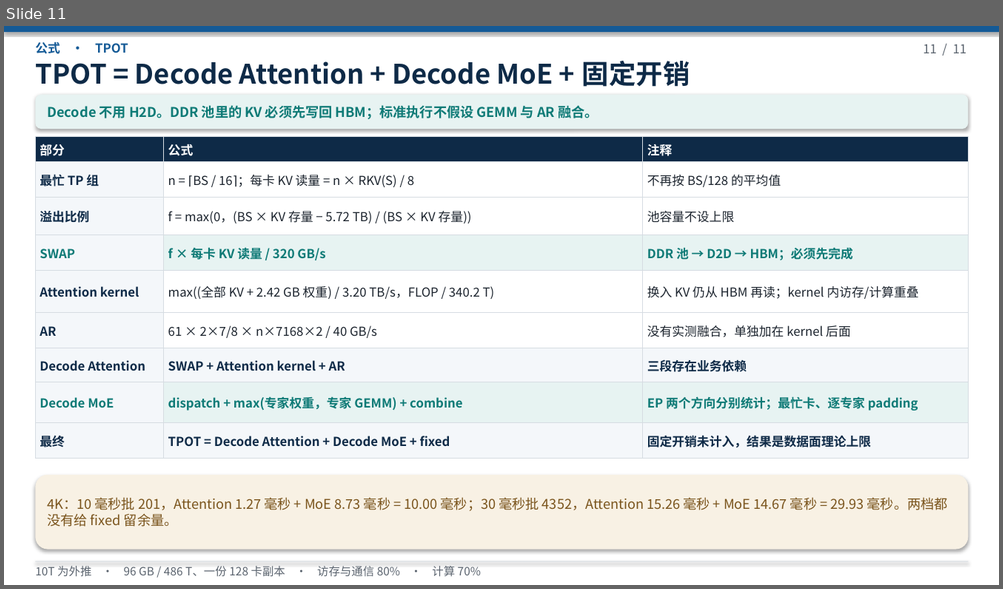
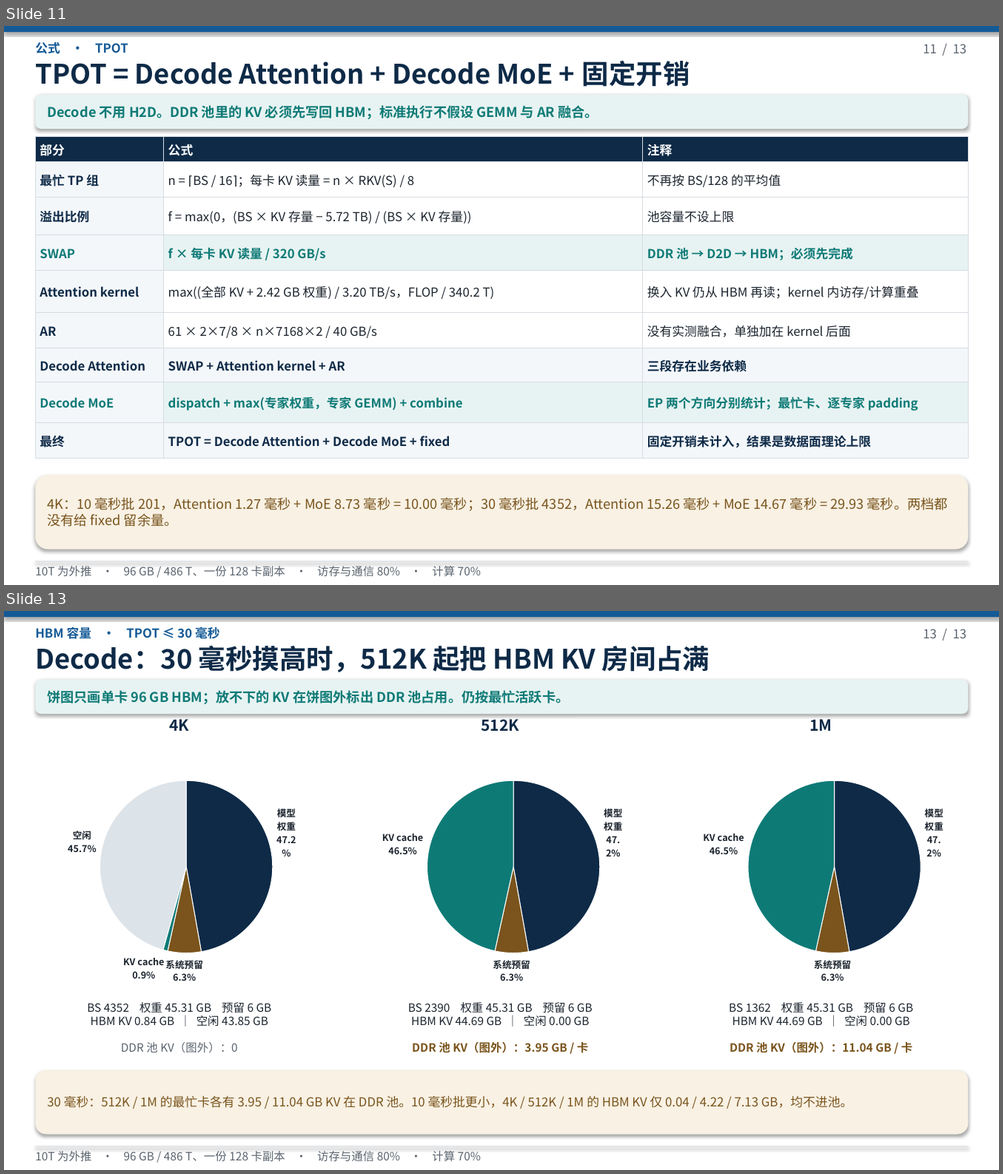
Before and after one commit to 69515164-rgb/UCL-MPComm, a slide deck: docs/deepseek-96g-slo.pptx. Shown one above the other, each under a label of ours: slide 11 before the commit, slides 11 and 13 after it; the slides between them are not shown. The pictures are 1003x589 and 1003x1174 pixels, drawn with LibreOffice and Linux fonts; fonts in the diff are those of the drawing. Boxes give left, top, right and bottom in pixels: in the first picture for what was removed or moved away, otherwise in the second. Text is boxed around its words. In the diff, an @@ line names an element or a change of style, - is before the commit and + after.

```diff
--- a/docs/deepseek-96g-slo.pptx
+++ b/docs/deepseek-96g-slo.pptx
@@ slide 13 added at box(4, 611, 999, 1170), background #FFFFFF @@
@@ rectangle added at box(4, 611, 999, 617), fill #145A96 @@
@@ text added at box(35, 627, 220, 639), 12 pt, text #145A96, bold @@
+HBM 容量 · TPOT ≤ 30 毫秒
@@ text added at box(922, 629, 967, 638), 12 pt, text #5A636E @@
+13 / 13
@@ text added at box(35, 645, 710, 672), 26 pt, text #0E2A47, bold @@
+Decode：30 毫秒摸高时，512K 起把 HBM KV 房间占满
@@ rounded rectangle added at box(35, 680, 968, 714), fill #E7F3F2 @@
@@ text added at box(47, 690, 569, 704), 13 pt, text #0E7A76, bold @@
+饼图只画单卡 96 GB HBM；放不下的 KV 在饼图外标出 DDR 池占用。仍按最忙活跃卡。
@@ text added at box(169, 715, 189, 731), 15 pt, text #0E2A47, bold @@
+4K
@@ text added at box(481, 715, 519, 732), 15 pt, text #0E2A47, bold @@
+512K
@@ text added at box(810, 715, 832, 731), 15 pt, text #0E2A47, bold @@
+1M
@@ pie chart added at box(35, 739, 324, 994) @@
+categories: 模型权重, 系统预留, KV cache, 空闲
+Series 1: 47.2, 6.2, 0.9, 45.7
@@ pie chart added at box(356, 739, 644, 994) @@
+categories: 模型权重, 系统预留, KV cache, 空闲
+Series 1: 47.2, 6.2, 46.5, 0
@@ pie chart added at box(677, 739, 965, 994) @@
+categories: 模型权重, 系统预留, KV cache, 空闲
+Series 1: 47.2, 6.2, 46.5, 0
@@ text added at box(87, 1002, 272, 1026), 11 pt, text #1C242E @@
+BS 4352 权重 45.31 GB 预留 6 GB
+HBM KV 0.84 GB ｜ 空闲 43.85 GB
@@ text added at box(408, 1002, 592, 1026), 11 pt, text #1C242E @@
+BS 2390 权重 45.31 GB 预留 6 GB
+HBM KV 44.69 GB ｜ 空闲 0.00 GB
@@ text added at box(728, 1002, 913, 1027), 11 pt, text #1C242E @@
+BS 1362 权重 45.31 GB 预留 6 GB
+HBM KV 44.69 GB ｜ 空闲 0.00 GB
@@ text added at box(121, 1042, 237, 1054), 11 pt, text #5A636E @@
+DDR 池 KV（图外）：0
@@ text added at box(412, 1042, 588, 1054), 11 pt, text #7A541C, bold @@
+DDR 池 KV（图外）：3.95 GB / 卡
@@ text added at box(729, 1042, 912, 1054), 11 pt, text #7A541C, bold @@
+DDR 池 KV（图外）：11.04 GB / 卡
@@ rounded rectangle added at box(35, 1071, 968, 1135), fill #F8F1E4 @@
@@ text added at box(47, 1096, 852, 1108), 12 pt, text #7A541C @@
+30 毫秒：512K / 1M 的最忙卡各有 3.95 / 11.04 GB KV 在 DDR 池。10 毫秒批更小，4K / 512K / 1M 的 HBM KV 仅 0.04 / 4.22 / 7.13 GB，均不进池。
@@ rectangle added at box(35, 1147, 968, 1147), fill #D6DCE2 @@
@@ text added at box(35, 1151, 481, 1162), 11 pt, text #5A636E @@
+10T 为外推 · 96 GB / 486 T、一份 128 卡副本 · 访存与通信 80% · 计算 70%
@@ slide 11 changed as well @@
@@ text at box(922, 44, 967, 53): text changed @@
-11 / 11
+11 / 13
```
Also in this commit, not shown: 10 other slides changed, 1 other slide added, 1 other file.
